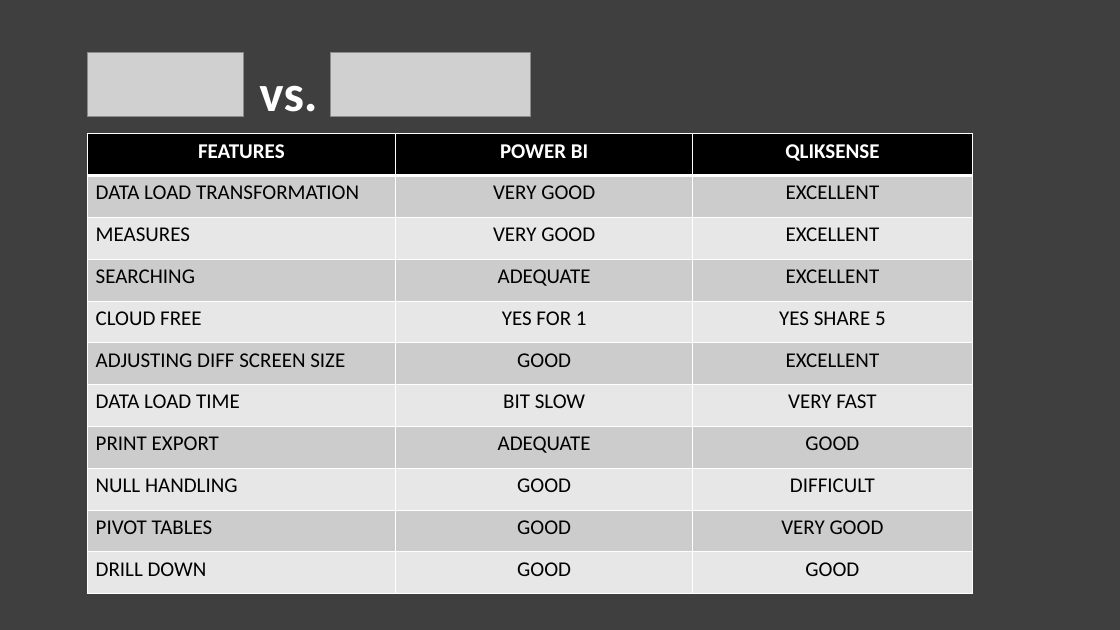
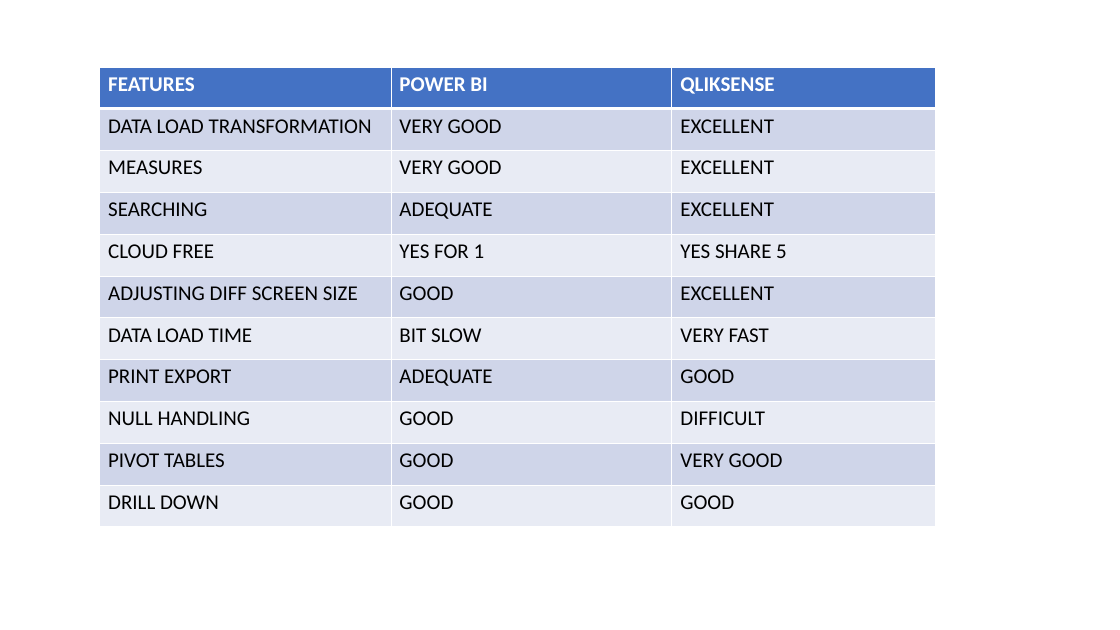
Before and after one commit to PurnimaChandel/Final-Project, a slide deck: slide 9 of Final_presentation.pptx. Drawn at 1120x630 pixels with LibreOffice and Linux fonts; fonts in the diff are those of the drawing; grey boxes stand for pictures. Boxes give left, top, right and bottom in pixels: in the first picture for what was removed or moved away, otherwise in the second. Text is boxed around its words. In the diff, an @@ line names an element or a change of style, - is before the commit and + after.

```diff
--- a/Final_presentation.pptx
+++ b/Final_presentation.pptx
@@ background #3F3F3F to #FFFFFF @@
@@ picture removed at (87, 53, 243, 116) @@
@@ picture removed at (331, 53, 531, 117) @@
@@ table at (100, 67, 936, 528) @@
@@ fill #000000 to #4472C4 in row 1 @@
@@ fill #CCCCCC to #CFD5EA in 15 cells @@
@@ fill #E7E7E7 to #E9EBF5 in 15 cells @@
@@ alignment centre to left @@
@@ table: place and size @@
-table at (87, 134, 973, 594)
+table at (100, 67, 936, 528)
@@ title removed at (259, 85, 317, 112) @@
-vs.
```
Also in this commit, not shown: 8 other slides changed.
